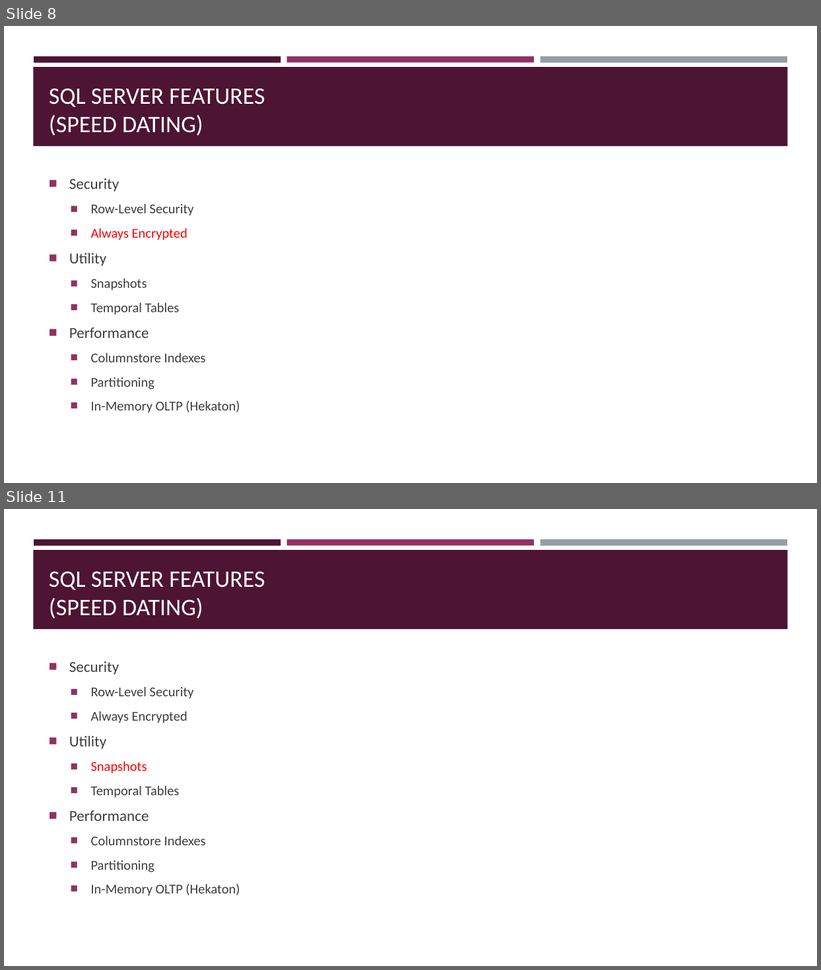
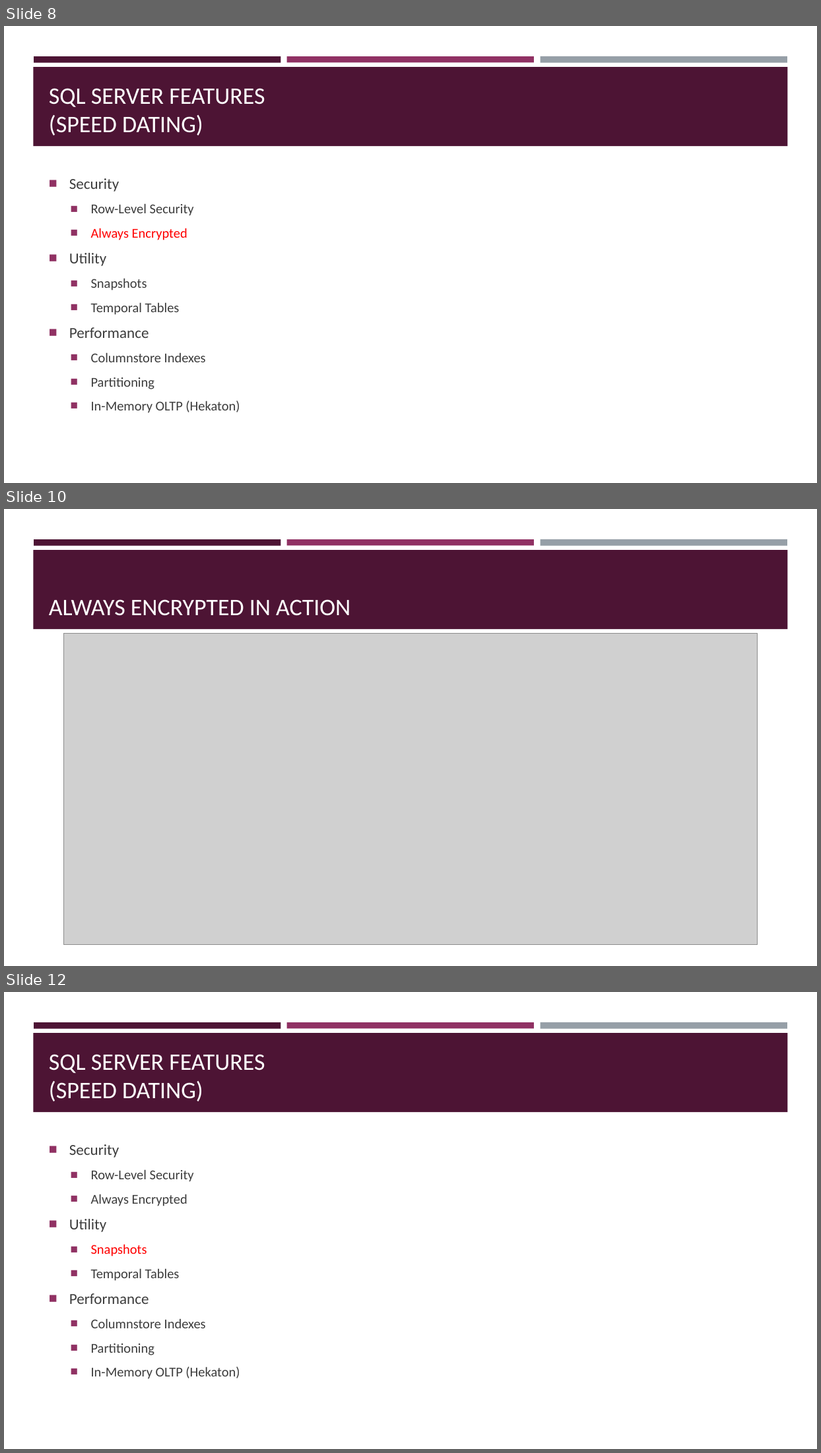
Before and after one commit to sqltran/SevenAwesomeSQLFeatures, a slide deck: AwesomeFreeSQLServerFeatures.pptx. Shown one above the other, each under a label of ours: slides 8 and 11 before the commit, slides 8, 10 and 12 after it; the slides between them are not shown. The pictures are 821x970 and 821x1453 pixels, drawn with LibreOffice and Linux fonts; fonts in the diff are those of the drawing; grey boxes stand for pictures. Boxes give left, top, right and bottom in pixels: in the first picture for what was removed or moved away, otherwise in the second. Text is boxed around its words. In the diff, an @@ line names an element or a change of style, - is before the commit and + after.

Commit message:
Add Always Encrypted diagram.

```diff
--- a/AwesomeFreeSQLServerFeatures.pptx
+++ b/AwesomeFreeSQLServerFeatures.pptx
@@ slide 10 added at (4, 509, 817, 966), background #FFFFFF; not listed: 4 template elements that a slide beside it also shows @@
@@ title added at (49, 599, 350, 616), 28 pt, text #FFFFFF @@
+ALWAYS ENCRYPTED IN ACTION
@@ picture added at (63, 634, 757, 945) @@
@@ what was slide 11 is now slide 12 @@
```
Also in this commit, not shown: 2 slides changed, 1 other file.
